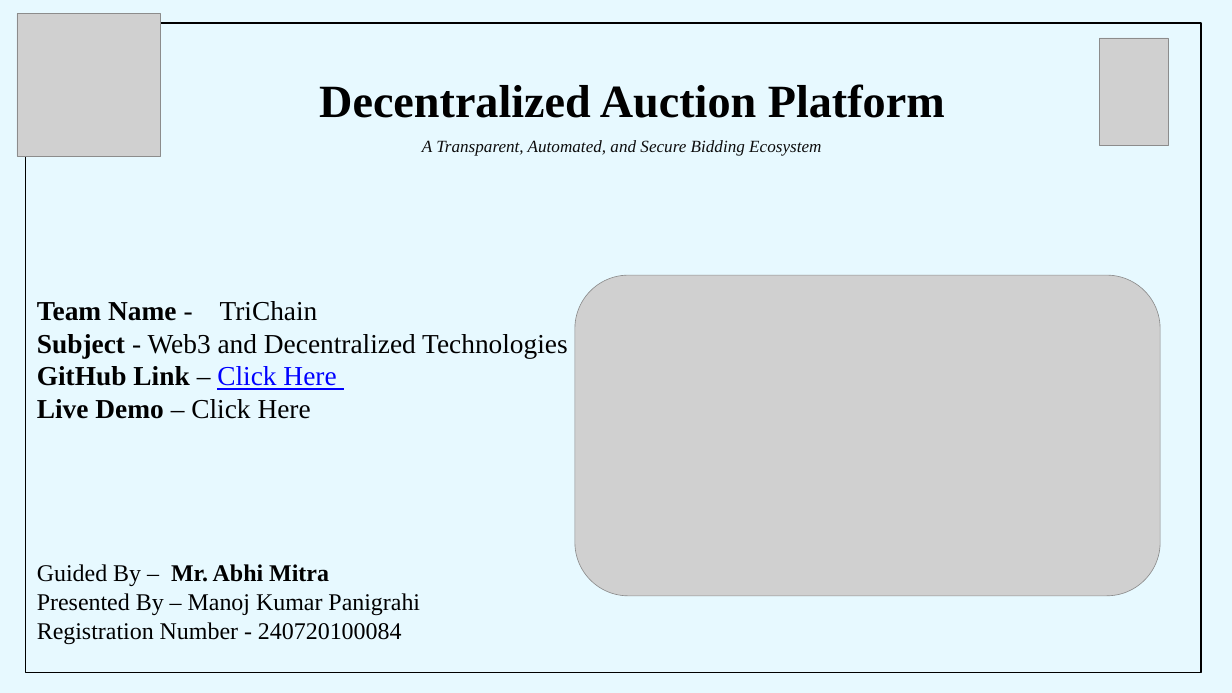
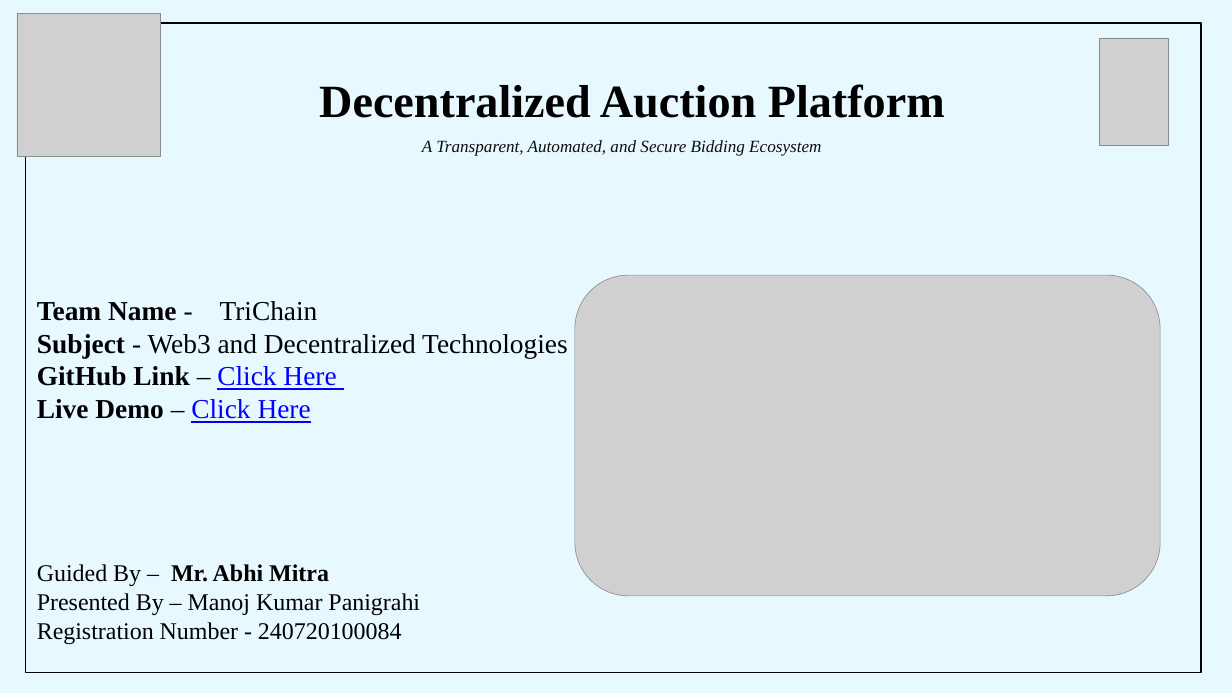
Before and after one commit to nxtman0z/AUCTRA, a slide deck: slide 1 of auctra.pptx. Drawn at 1232x693 pixels with LibreOffice and Linux fonts; fonts in the diff are those of the drawing; grey boxes stand for pictures. Boxes give left, top, right and bottom in pixels: in the first picture for what was removed or moved away, otherwise in the second. Text is boxed around its words. In the diff, an @@ line names an element or a change of style, - is before the commit and + after.

```diff
--- a/auctra.pptx
+++ b/auctra.pptx
@@ text "Team Name - TriChain Subject ..." at [37,301,568,423]: text colour #000000 to #0000FF, underline on in "Click Here" @@
```
Also in this commit, not shown: 32 other files.
